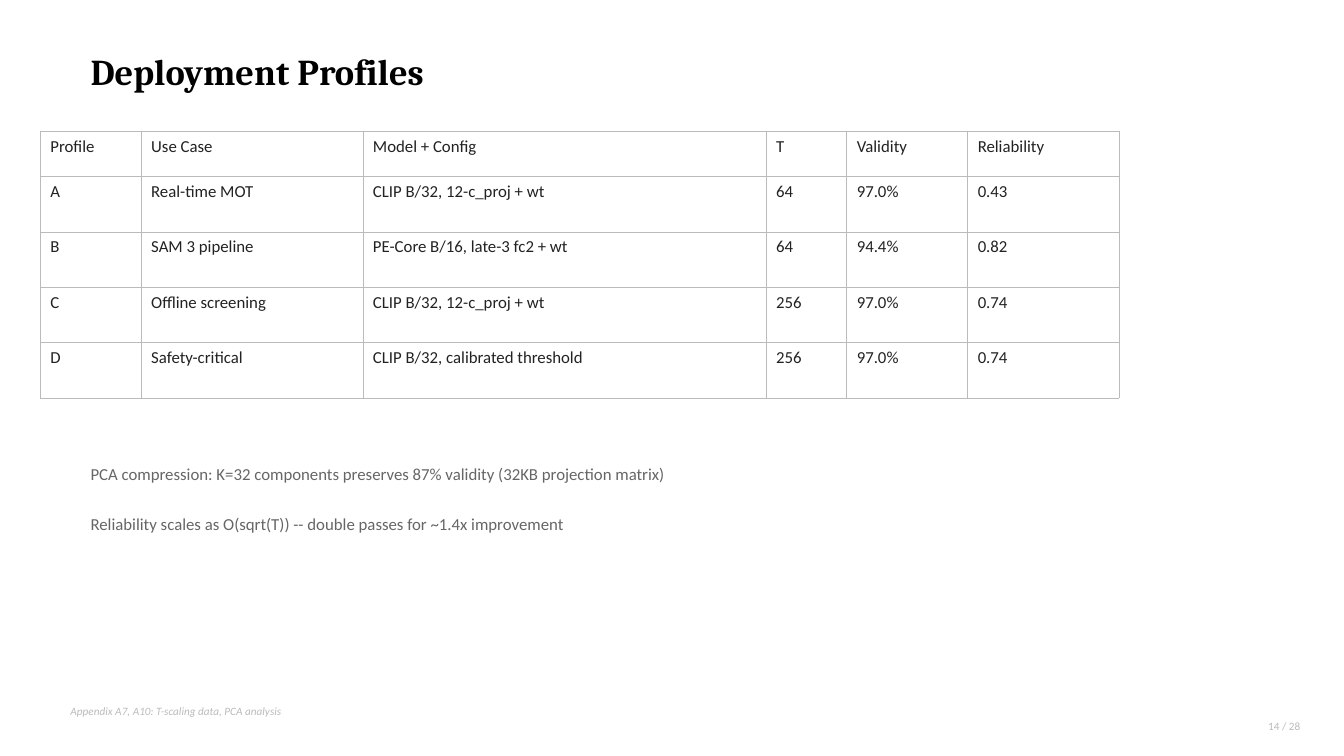
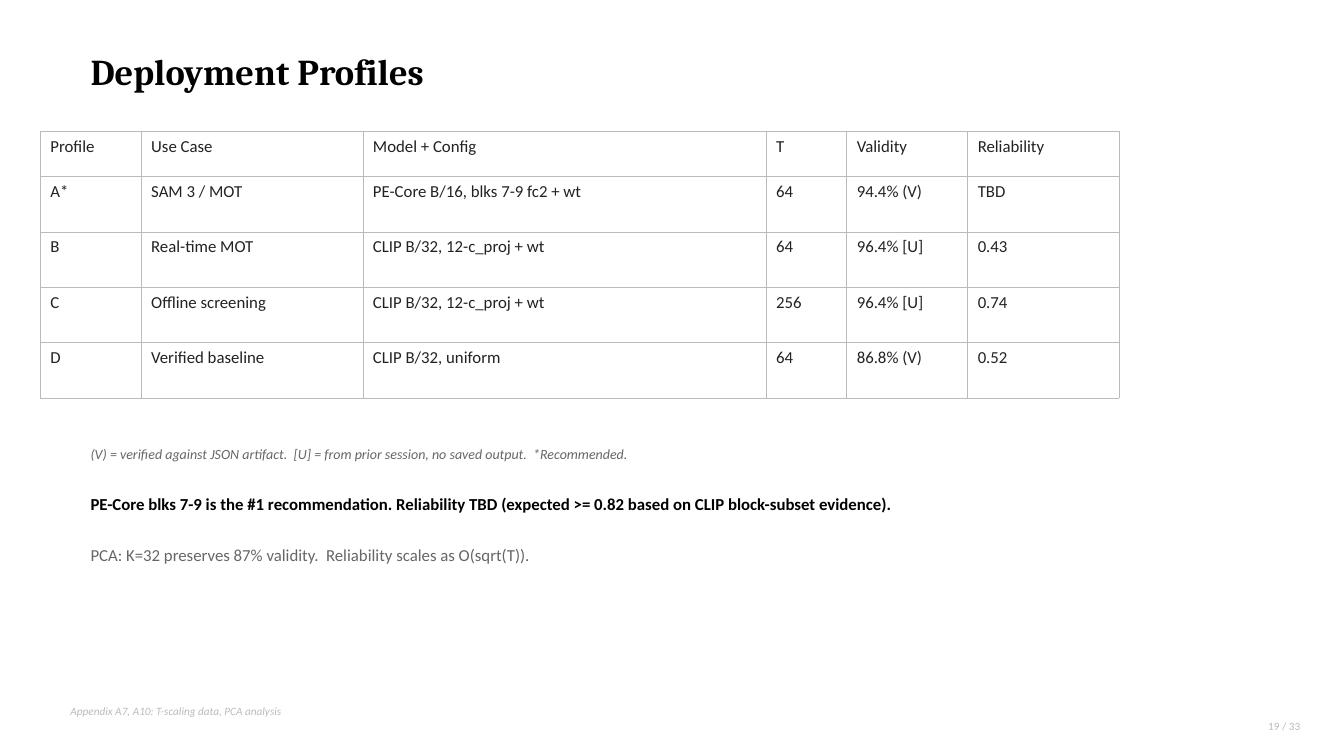
Before and after one commit to fwromano/mcdo-vlm-uncertainty, a slide deck: slide 19 of MC_Dropout_Status_Update.pptx (slide 14 before the commit). Drawn at 1344x756 pixels with LibreOffice and Linux fonts; fonts in the diff are those of the drawing. Boxes give left, top, right and bottom in pixels: in the first picture for what was removed or moved away, otherwise in the second. Text is boxed around its words. In the diff, an @@ line names an element or a change of style, - is before the commit and + after.

```diff
--- a/MC_Dropout_Status_Update.pptx
+++ b/MC_Dropout_Status_Update.pptx
@@ table at (x1=40, y1=131, x2=1119, y2=369) @@
-row 2: A | Real-time MOT | CLIP B/32, 12-c_proj + wt | 64 | 97.0% | 0.43
+row 2: A* | SAM 3 / MOT | PE-Core B/16, blks 7-9 fc2 + wt | 64 | 94.4% (V) | TBD
-row 3: B | SAM 3 pipeline | PE-Core B/16, late-3 fc2 + wt | 64 | 94.4% | 0.82
+row 3: B | Real-time MOT | CLIP B/32, 12-c_proj + wt | 64 | 96.4% [U] | 0.43
-row 4, column 5: 97.0%
+row 4, column 5: 96.4% [U]
-row 5: D | Safety-critical | CLIP B/32, calibrated threshold | 256 | 97.0% | 0.74
+row 5: D | Verified baseline | CLIP B/32, uniform | 64 | 86.8% (V) | 0.52
@@ text added at (x1=91, y1=449, x2=627, y2=462), 10 pt, text #666666, italic @@
+(V) = verified against JSON artifact. [U] = from prior session, no saved output. *Recommended.
@@ text removed at (x1=91, y1=468, x2=664, y2=483) @@
-PCA compression: K=32 components preserves 87% validity (32KB projection matrix)
@@ text added at (x1=91, y1=497, x2=891, y2=513), 12 pt, text #000000, bold @@
+PE-Core blks 7-9 is the #1 recommendation. Reliability TBD (expected >= 0.82 based on CLIP block-subset evidence).
@@ text at (x1=91, y1=549, x2=530, y2=564): text changed @@
-Reliability scales as O(sqrt(T)) -- double passes for ~1.4x improvement
+PCA: K=32 preserves 87% validity. Reliability scales as O(sqrt(T)).
@@ text at (x1=1268, y1=723, x2=1300, y2=730): text changed @@
-14 / 28
+19 / 33
```
Also in this commit, not shown: 24 other slides changed, 8 slides added, 3 slides removed, 9 other files.
